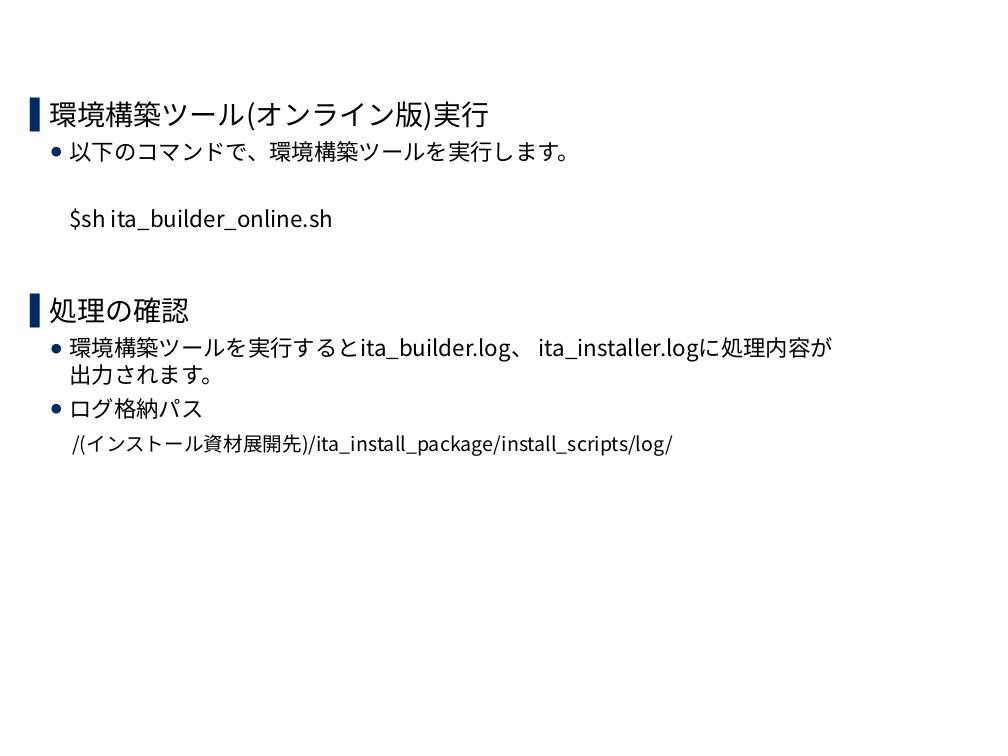
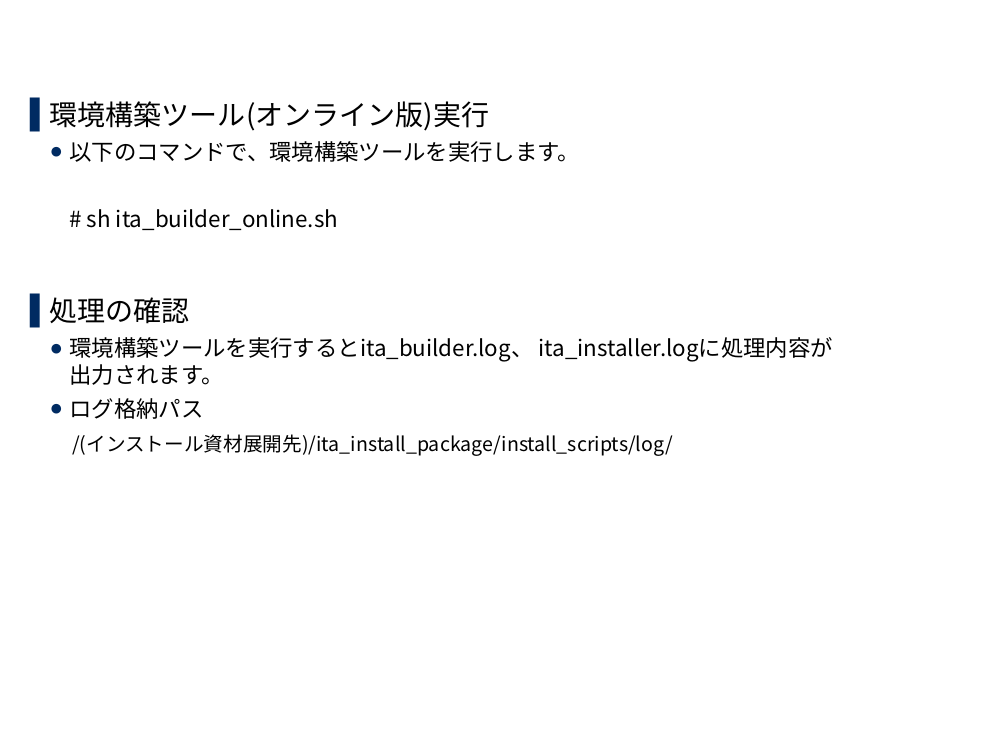
Before and after one commit to exastro-suite/it-automation-docs, a slide deck: slide 18 of asset/Learn_ja/ITA-online-install_ja.pptx. Drawn at 1008x756 pixels with LibreOffice and Linux fonts; fonts in the diff are those of the drawing; background and template pictures are left out. Boxes give left, top, right and bottom in pixels: in the first picture for what was removed or moved away, otherwise in the second. Text is boxed around its words. In the diff, an @@ line names an element or a change of style, - is before the commit and + after.

```diff
--- a/asset/Learn_ja/ITA-online-install_ja.pptx
+++ b/asset/Learn_ja/ITA-online-install_ja.pptx
@@ text at (x1=87, y1=209, x2=338, y2=230): text changed @@
-    $sh ita_builder_online.sh
+    # sh ita_builder_online.sh
```
Also in this commit, not shown: 12 other slides changed.
